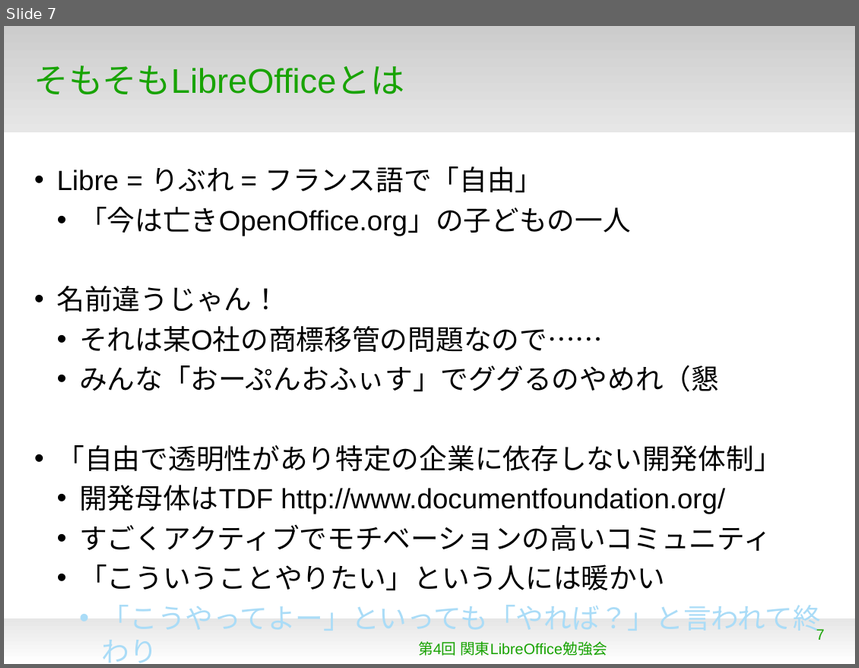
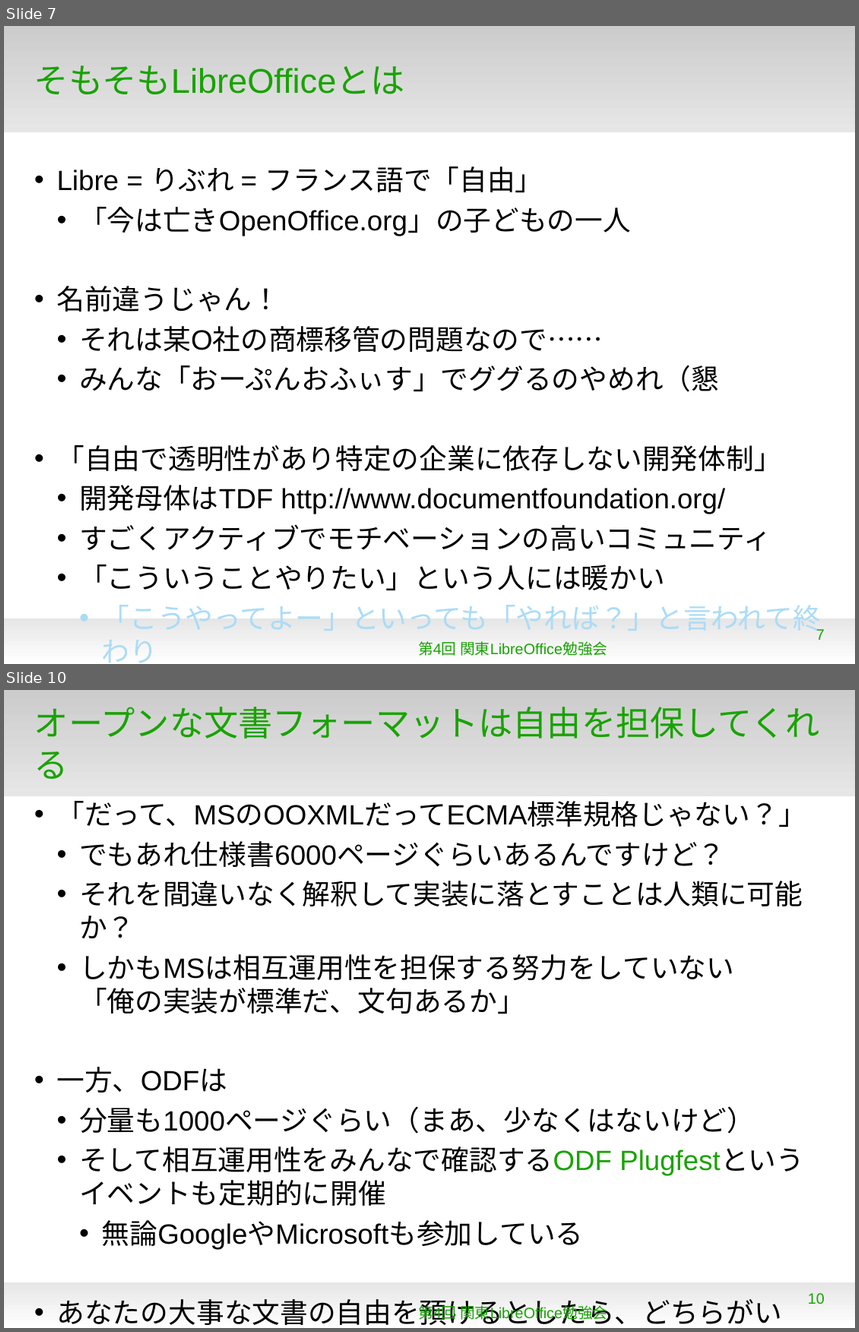
Before and after one commit to naruoga/KantoLibreOffice, a slide deck: Apr2013/OpeningTalk.odp. Shown one above the other, each under a label of ours: slide 7 before the commit, slides 7 and 10 after it; the slides between them are not shown. The pictures are 859x668 and 859x1332 pixels, drawn with LibreOffice and Linux fonts; fonts in the diff are those of the drawing; background and template pictures are left out. Boxes give left, top, right and bottom in pixels: in the first picture for what was removed or moved away, otherwise in the second. Text is boxed around its words. In the diff, an @@ line names an element or a change of style, - is before the commit and + after.

```diff
--- a/Apr2013/OpeningTalk.odp
+++ b/Apr2013/OpeningTalk.odp
@@ slide 10 added at [4, 690, 855, 1328], background #FFFFFF; not listed: 2 template elements that a slide beside it also shows @@
@@ title added at [34, 707, 820, 779], 32 pt, text #18A303 @@
+オープンな文書フォーマットは自由を担保してくれる
@@ text added at [57, 801, 807, 1325], 26 pt, text #000000 @@
+• 「だって、MSのOOXMLだってECMA標準規格じゃない？」
+  • でもあれ仕様書6000ページぐらいあるんですけど？
+  • それを間違いなく解釈して実装に落とすことは人類に可能か？
+  • しかもMSは相互運用性を担保する努力をしていない
+    「俺の実装が標準だ、文句あるか」
+• 一方、ODFは
+  • 分量も1000ページぐらい（まあ、少なくはないけど）
+  • そして相互運用性をみんなで確認するODF Plugfestというイベントも定期的に開催
+    • 無論GoogleやMicrosoftも参加している
+• あなたの大事な文書の自由を預けるとしたら、どちらがいい？
@@ text added at [418, 1303, 607, 1324], 14 pt, text #18A303 @@
+第4回 関東LibreOffice勉強会
@@ page number added at [808, 1293, 825, 1304], 14 pt, text #18A303 @@
+10
```
Also in this commit, not shown: 4 slides changed, 1 other slide added, 1 other file.
